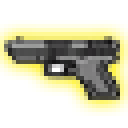
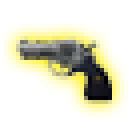
Before/after of a (128, 128) layered artwork. What changed in the layer stack:
showed "Layer 7", painted on it over [8, 24, 120, 104]
hid "Layer 8", painted on it over [4, 36, 120, 104]
